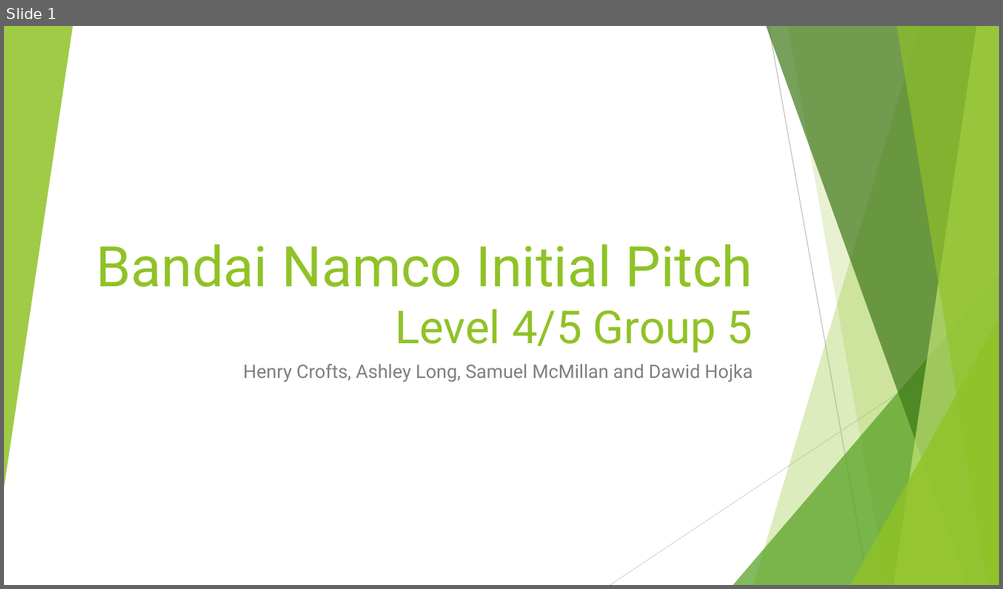
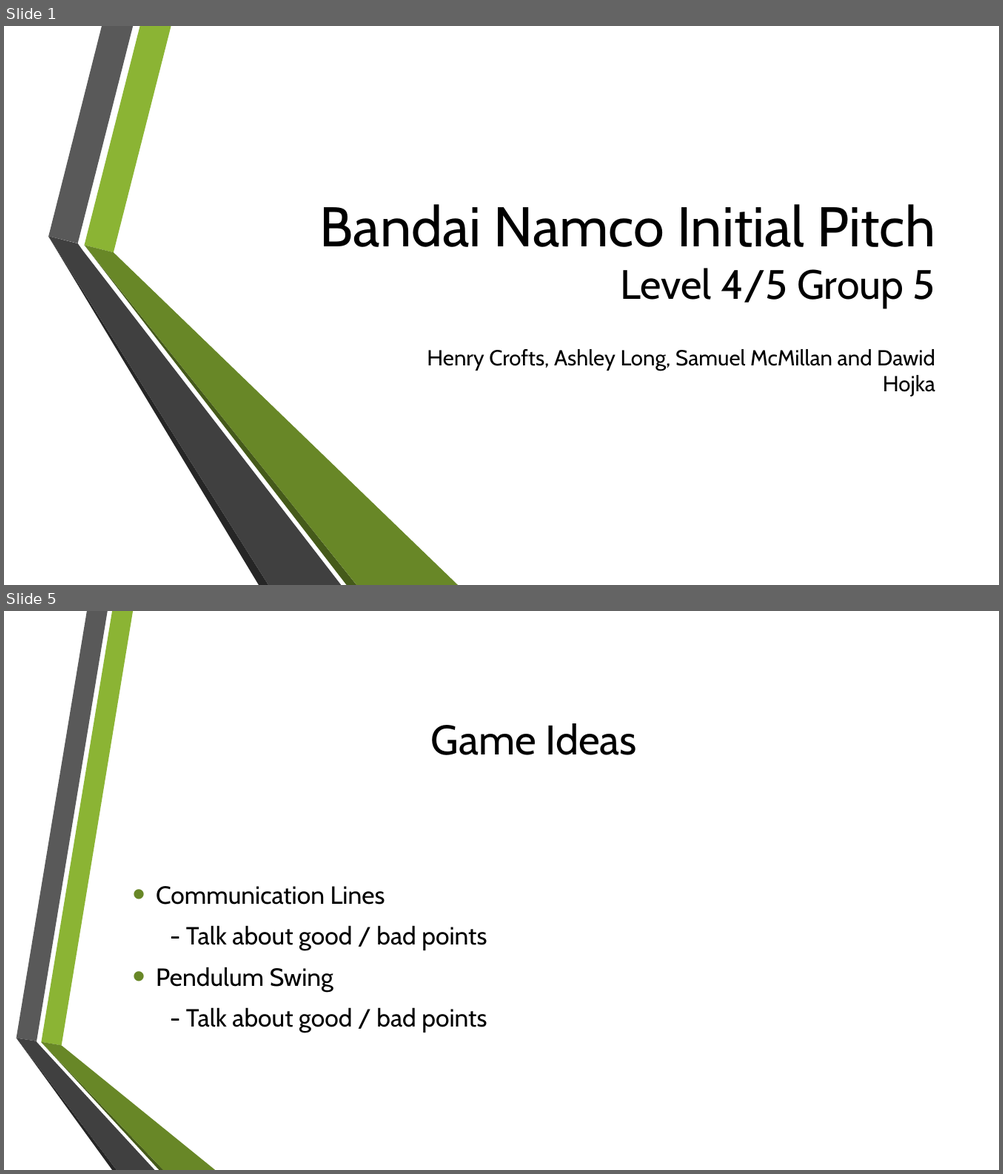
Before and after one commit to UoSGroupProjects1718/mgp-mpg-group-5, a slide deck: Management/Presentations/Initial presentation.pptx. Shown one above the other, each under a label of ours: slide 1 before the commit, slides 1 and 5 after it; the slides between them are not shown. The pictures are 1003x589 and 1003x1174 pixels, drawn with LibreOffice and Linux fonts; fonts in the diff are those of the drawing; background and template pictures are left out. Boxes give left, top, right and bottom in pixels: in the first picture for what was removed or moved away, otherwise in the second. Text is boxed around its words. In the diff, an @@ line names an element or a change of style, - is before the commit and + after.

Commit message:
Updated presentation
Henry

```diff
--- a/Management/Presentations/Initial presentation.pptx
+++ b/Management/Presentations/Initial presentation.pptx
@@ slide 5 added at [4,611,999,1170], background picture (left out) @@
@@ title added at [431,723,637,755], 40 pt, text #000000 @@
+Game Ideas
@@ text added at [156,886,486,1033], 24 pt, text #000000 @@
+• Communication Lines
+- Talk about good / bad points
+• Pendulum Swing
+- Talk about good / bad points
@@ group added at [16,611,215,1170]: 6 freeform shapes @@
@@ slide 1 changed as well @@
@@ group removed at [4,26,999,585]: 8 freeform shapes, 2 lines @@
@@ title "Bandai Namco Initial Pitch Level ...": place and size @@
-title "Bandai Namco Initial Pitch Level ..." at [96,244,753,353]
+title "Bandai Namco Initial Pitch Level ..." at [320,204,935,308]
@@ title "Bandai Namco Initial Pitch Level ..." at [320,204,935,308]: size 44 to 39.6 pt in "Level 4/5 Group 5"; font Roboto to Cabin, text colour #90C226 to #000000 @@
@@ group added at [48,26,458,585]: 6 freeform shapes @@
@@ subtitle "Henry Crofts, Ashley Long, Samuel ...": place and size @@
-subtitle "Henry Crofts, Ashley Long, Samuel ..." at [243,364,753,383]
+subtitle "Henry Crofts, Ashley Long, Samuel ..." at [427,349,935,397]
@@ subtitle "Henry Crofts, Ashley Long, Samuel ..." at [427,349,935,397]: size 18 to 21 pt, font Roboto to Cabin, text colour #7F7F7F to #000000 @@
```
Also in this commit, not shown: 2 other slides changed, 6 other slides added, 8 slides removed, 1 other file.
